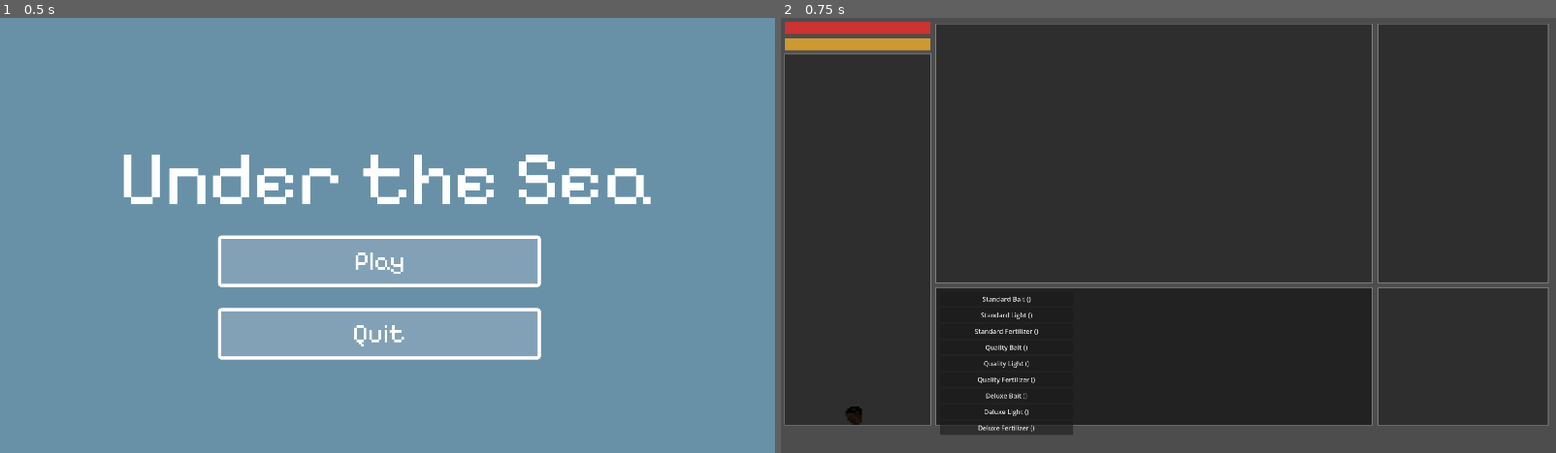
Above: before the commit, frames 1-2 (left to right).
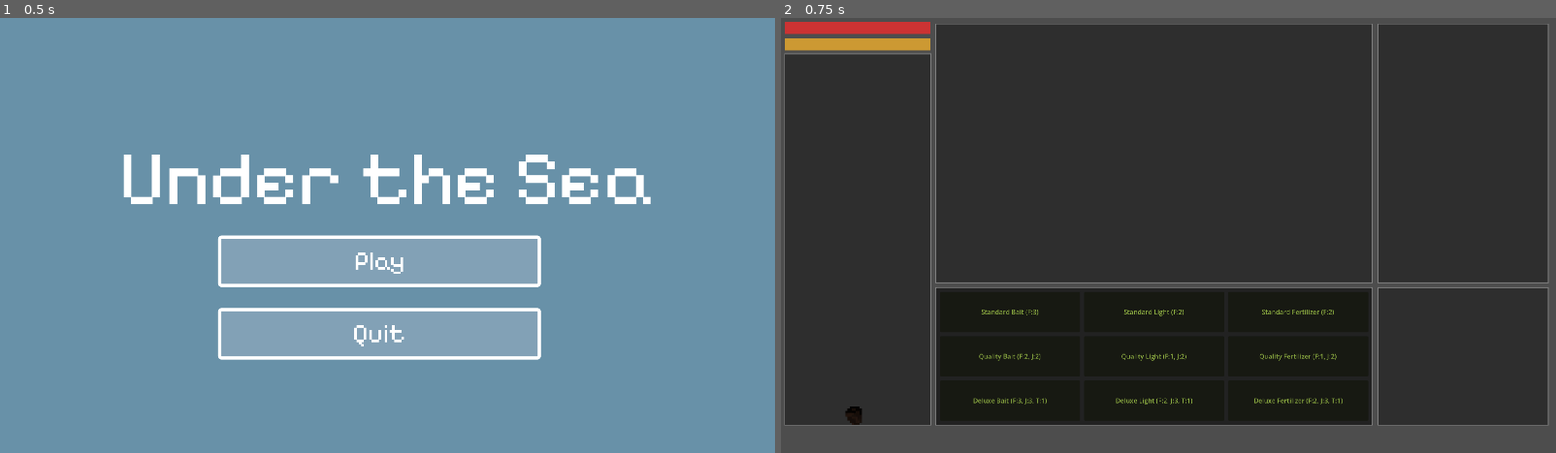
Above: after the commit, the same moments.

Repository: wondertrash/underthesea
Game: Godot game, scene res://mainmenu.tscn
Same seed, same stepped clock (60 frames per second), same inputs: the game is played once before the commit and once after it.
Inputs:
- Up to frame 1 (0.5 s): no input
- Up to frame 2 (0.75 s): click "Play" at 0.5 s

Frame 1 is identical in both runs. In frame 2, 1.2% of the frame differs, in the area x 20-73%, y 63-96%.

Commit message:
buttons2

Diff:
--- a/under-the-sea/store.gd
+++ b/under-the-sea/store.gd
@@ -6,15 +6,15 @@
 var background: ColorRect
 var structure_container = Control.new()
 var recipes = {
-	"Standard Bait": {"fish": 0, "jellyfish": 0, "turtle": 0, "type": "bait"},
-	"Standard Light": {"fish": 0, "jellyfish": 0, "turtle": 0, "type": "light"},
-	"Standard Fertilizer": {"fish": 0, "jellyfish": 0, "turtle": 0, "type": "fertilizer"},
-	"Quality Bait": {"fish": 0, "jellyfish": 0, "turtle": 0, "type": "bait"},
-	"Quality Light": {"fish": 0, "jellyfish": 0, "turtle": 0, "type": "light"},
-	"Quality Fertilizer": {"fish": 0, "jellyfish": 0, "turtle": 0, "type": "fertilizer"},
-	"Deluxe Bait": {"fish": 0, "jellyfish": 0, "turtle": 0, "type": "bait"},
-	"Deluxe Light": {"fish": 0, "jellyfish": 0, "turtle": 0, "type": "light"},
-	"Deluxe Fertilizer": {"fish": 0, "jellyfish": 0, "turtle": 0, "type": "fertilizer"}
+	"Standard Bait": {"fish": 3, "jellyfish": 0, "turtle": 0, "type": "bait"},
+	"Standard Light": {"fish": 2, "jellyfish": 0, "turtle": 0, "type": "light"},
+	"Standard Fertilizer": {"fish": 2, "jellyfish": 0, "turtle": 0, "type": "fertilizer"},
+	"Quality Bait": {"fish": 2, "jellyfish": 2, "turtle": 0, "type": "bait"},
+	"Quality Light": {"fish": 1, "jellyfish": 2, "turtle": 0, "type": "light"},
+	"Quality Fertilizer": {"fish": 1, "jellyfish": 2, "turtle": 0, "type": "fertilizer"},
+	"Deluxe Bait": {"fish": 3, "jellyfish": 3, "turtle": 1, "type": "bait"},
+	"Deluxe Light": {"fish": 2, "jellyfish": 3, "turtle": 1, "type": "light"},
+	"Deluxe Fertilizer": {"fish": 2, "jellyfish": 3, "turtle": 1, "type": "fertilizer"}
 }
 func _ready() -> void:
 	background = ColorRect.new()
@@ -36,7 +36,11 @@
 	panel.visible = true
 	panel.process_mode = Node.PROCESS_MODE_ALWAYS
 	add_child(panel)
-	var y_pos = 10
+	var col = 0
+	var row = 0
+	var btn_width = 347
+	var btn_height = 100
+	var padding = 10
 	for item_name in recipes.keys():
 		var recipe = recipes[item_name]
 		var button = Button.new()
@@ -45,11 +49,15 @@
 		if recipe["jellyfish"] > 0: costs.append("J:%d" % recipe["jellyfish"])
 		if recipe["turtle"] > 0: costs.append("T:%d" % recipe["turtle"])
 		button.text = "%s (%s)" % [item_name, ", ".join(costs)]
-		button.position = Vector2(10, y_pos)
-		button.size = Vector2(330, 35)
+		button.position = Vector2(col * (btn_width + padding) + padding, row * (btn_height + padding) + padding)
+		button.size = Vector2(btn_width, btn_height)
+		button.modulate = Color(0.62, 0.76, 0.29)
 		button.pressed.connect(_craft_item.bind(item_name))
 		panel.add_child(button)
-		y_pos += 40
+		col += 1
+		if col >= 3:
+			col = 0
+			row += 1
 func _craft_item(item_name: String):
 	var recipe = recipes[item_name]
 	var can_craft = true
